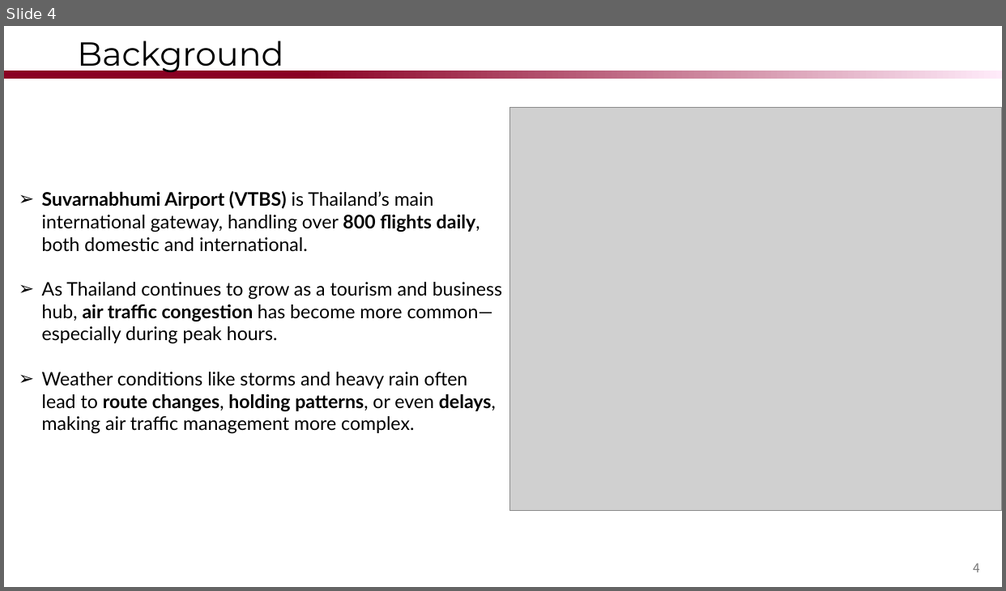
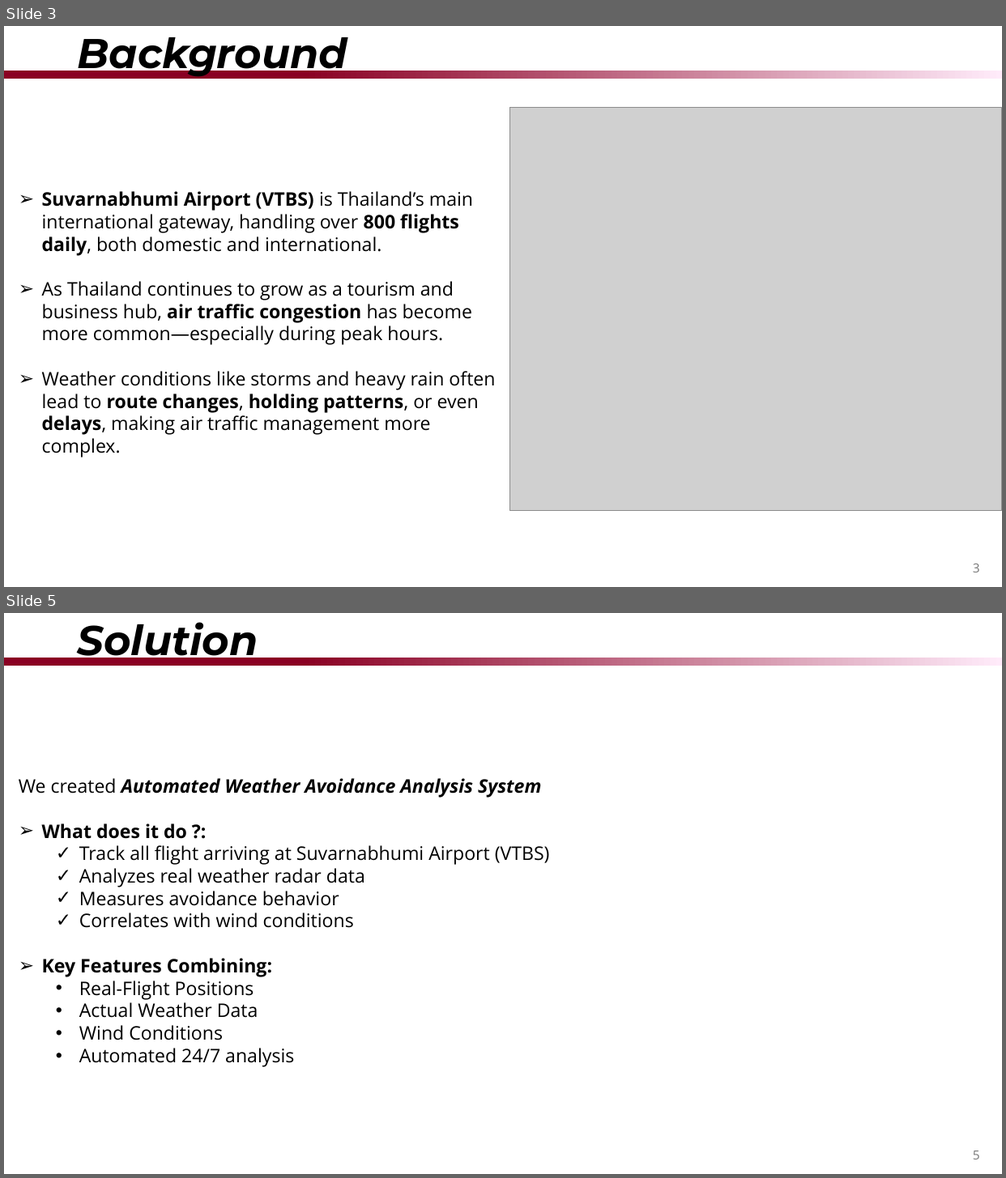
Before and after one commit to krithymn/ATMCODE, a slide deck: ProgressSlide/FinalPresentation.pptx. Shown one above the other, each under a label of ours: slide 4 before the commit, slides 3 and 5 after it; the slides between them are not shown. The pictures are 1006x591 and 1006x1178 pixels, drawn with LibreOffice and Linux fonts; fonts in the diff are those of the drawing; grey boxes stand for pictures; background and template pictures are left out. Boxes give left, top, right and bottom in pixels: in the first picture for what was removed or moved away, otherwise in the second. Text is boxed around its words. In the diff, an @@ line names an element or a change of style, - is before the commit and + after.

```diff
--- a/ProgressSlide/FinalPresentation.pptx
+++ b/ProgressSlide/FinalPresentation.pptx
@@ slide 5 added at box(4, 613, 1002, 1174), background #FFFFFF; not listed: 1 template element that a slide beside it also shows @@
@@ title added at box(77, 622, 258, 666), 40 pt, text #000000, bold, italic @@
+Solution
@@ text added at box(19, 778, 550, 1067), 18 pt, text #000000 @@
+We created Automated Weather Avoidance Analysis System
+➢ What does it do ?:
+  ✓ Track all flight arriving at Suvarnabhumi Airport (VTBS)
+  ✓ Analyzes real weather radar data
+  ✓ Measures avoidance behavior
+  ✓ Correlates with wind conditions
+➢ Key Features Combining:
+  • Real-Flight Positions
+  • Actual Weather Data
+  • Wind Conditions
+  • Automated 24/7 analysis
@@ page number added at box(973, 1151, 980, 1160), 12 pt, text #797979 @@
+5
@@ what was slide 4 is now slide 3 @@
@@ slide 3 changed as well @@
@@ title "Background" at box(77, 37, 347, 79): size 32 to 40 pt, bold on, italic on @@
@@ text "Suvarnabhumi Airport (VTBS) is Thailand’s ..." at box(42, 191, 495, 458): font Lato to Open Sans @@
@@ page number at box(973, 564, 980, 573): text changed; font Noto Sans CJK JP to Open Sans @@
-4
+3
```
Also in this commit, not shown: 1 other slide changed, 9 other slides added, 4 slides removed, 25 other files.
